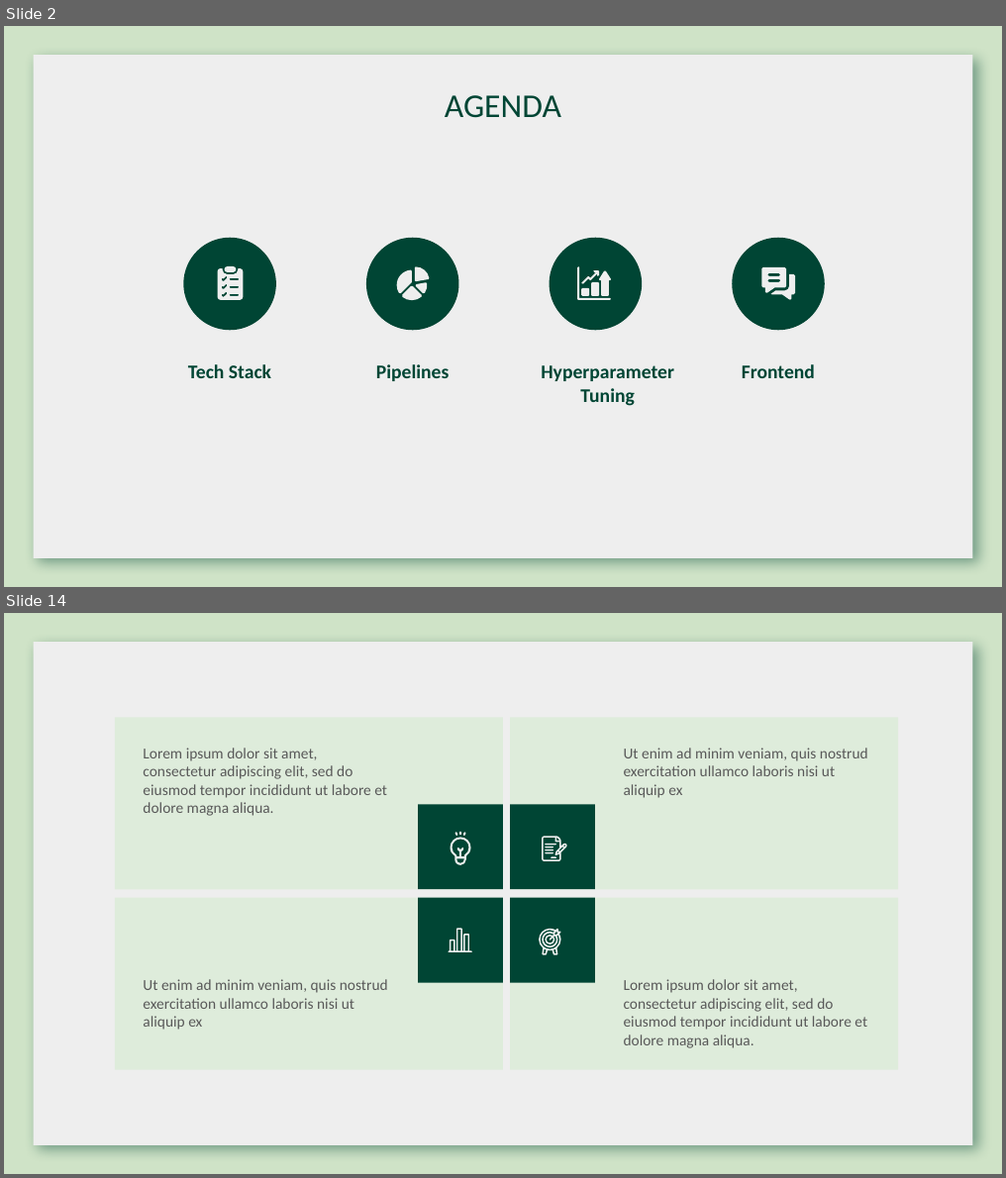
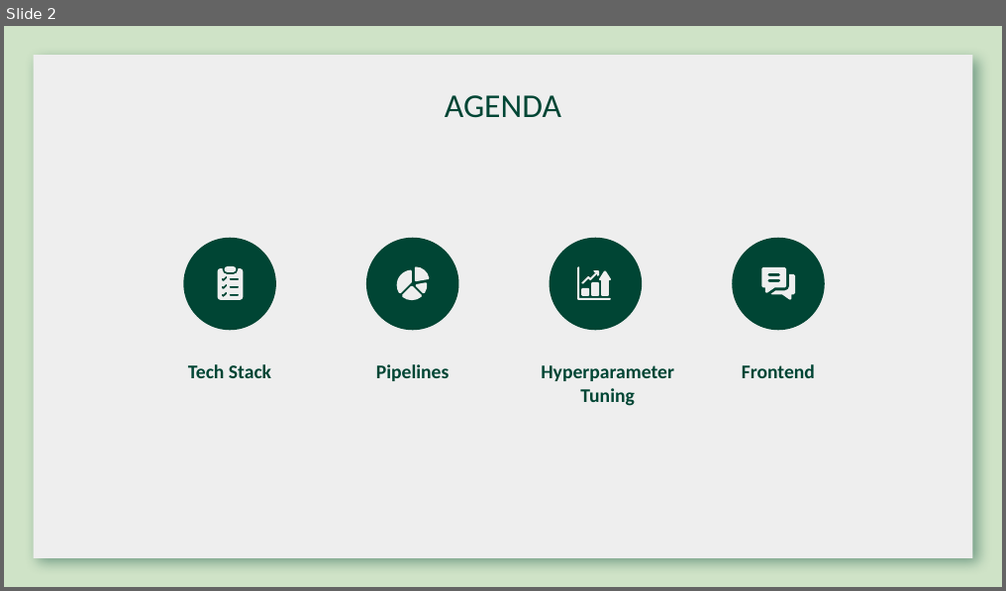
Before and after one commit to lydra4/Horses-or-Humans, a slide deck: slides/Horses or Humans.pptx. Shown one above the other, each under a label of ours: slides 2 and 14 before the commit, slide 2 after it; the slides between them are not shown. The pictures are 1006x1178 and 1006x591 pixels, drawn with LibreOffice and Linux fonts; fonts in the diff are those of the drawing; background and template pictures are left out. Boxes give left, top, right and bottom in pixels: in the first picture for what was removed or moved away, otherwise in the second. Text is boxed around its words. In the diff, an @@ line names an element or a change of style, - is before the commit and + after.

```diff
--- a/slides/Horses or Humans.pptx
+++ b/slides/Horses or Humans.pptx
@@ slide 14 removed at box(4, 613, 1002, 1174), background #CFE3C7; not listed: 1 template element that a slide beside it also shows @@
@@ rectangle removed at box(115, 718, 503, 889) @@
@@ rectangle removed at box(510, 718, 898, 889) @@
@@ text removed at box(143, 748, 387, 816) @@
-Lorem ipsum dolor sit amet, consectetur adipiscing elit, sed do eiusmod tempor incididunt ut labore et dolore magna aliqua.
@@ text removed at box(624, 748, 868, 798) @@
-Ut enim ad minim veniam, quis nostrud exercitation ullamco laboris nisi ut aliquip ex
@@ rectangle removed at box(418, 805, 503, 889) @@
@@ rectangle removed at box(510, 805, 595, 889) @@
@@ group removed at box(450, 831, 471, 865): 4 freeform shapes @@
@@ group removed at box(541, 836, 567, 861): 6 freeform shapes @@
@@ rectangle removed at box(115, 897, 503, 1069) @@
@@ rectangle removed at box(418, 897, 503, 982) @@
@@ rectangle removed at box(510, 897, 898, 1069) @@
@@ rectangle removed at box(510, 897, 595, 982) @@
@@ freeform shape removed at box(448, 929, 472, 954) @@
@@ freeform shape removed at box(538, 929, 560, 956) @@
@@ text removed at box(143, 979, 388, 1030) @@
-Ut enim ad minim veniam, quis nostrud exercitation ullamco laboris nisi ut aliquip ex
@@ text removed at box(624, 979, 867, 1049) @@
-Lorem ipsum dolor sit amet, consectetur adipiscing elit, sed do eiusmod tempor incididunt ut labore et dolore magna aliqua.
```
Also in this commit, not shown: 2 other slides changed, 11 slides added, 21 other slides removed.
